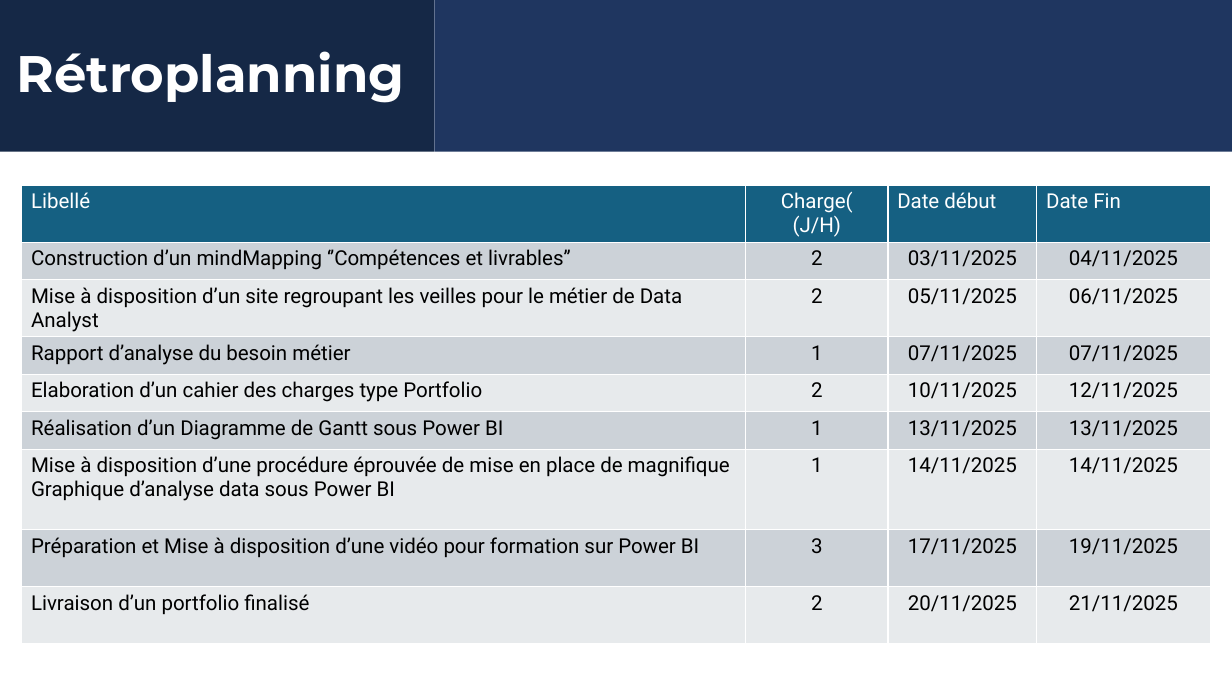
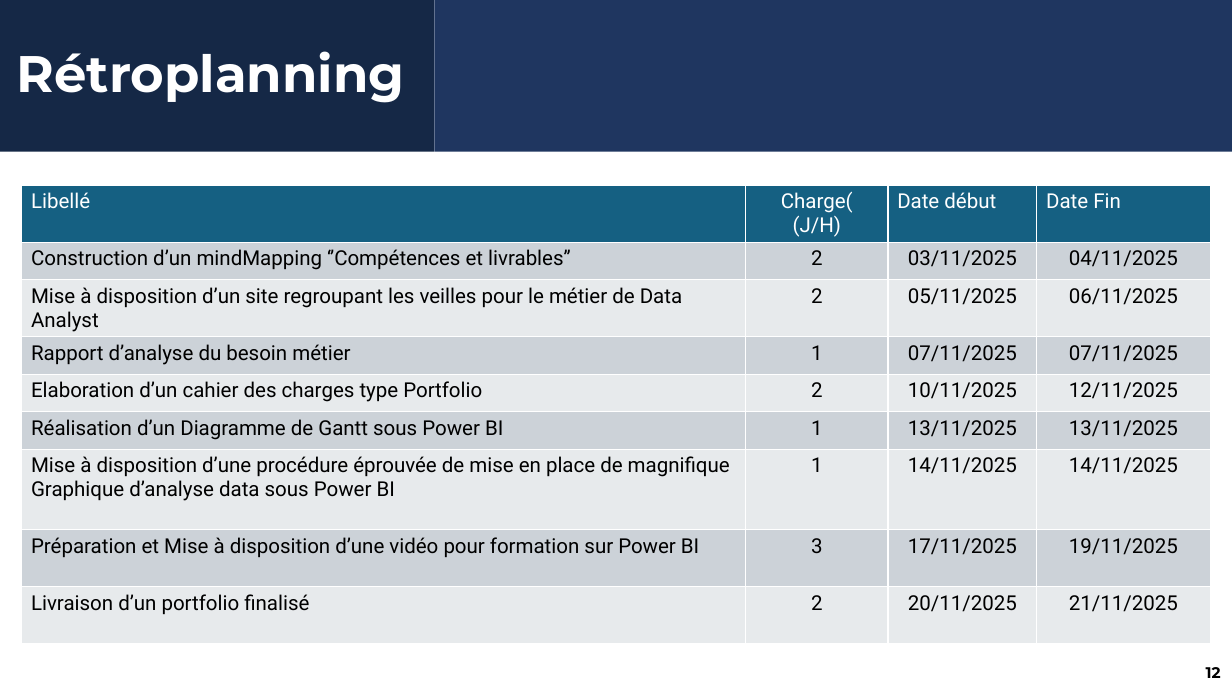
Before and after one commit to Rom1du62/rom1du62.github.io, a slide deck: slide 12 of Realisation_portfolio/Cahier des charges.pptx (slide 11 before the commit). Drawn at 1232x693 pixels with LibreOffice and Linux fonts; fonts in the diff are those of the drawing; background and template pictures are left out. Boxes give left, top, right and bottom in pixels: in the first picture for what was removed or moved away, otherwise in the second. Text is boxed around its words. In the diff, an @@ line names an element or a change of style, - is before the commit and + after.

```diff
--- a/Realisation_portfolio/Cahier des charges.pptx
+++ b/Realisation_portfolio/Cahier des charges.pptx
@@ page number added at (1206, 667, 1221, 678), 12 pt, text #000000, bold @@
+12
```
Also in this commit, not shown: 9 other slides changed, 1 slide added, 4 other files.
